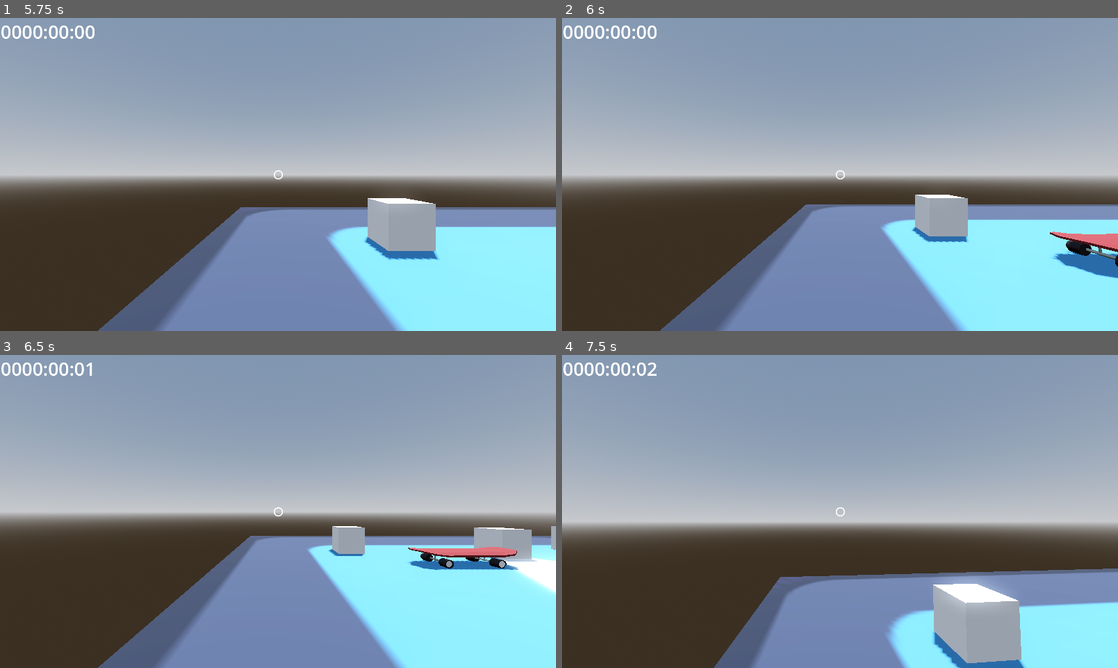
Above: before the commit, frames 1-4 (two rows, left to right).
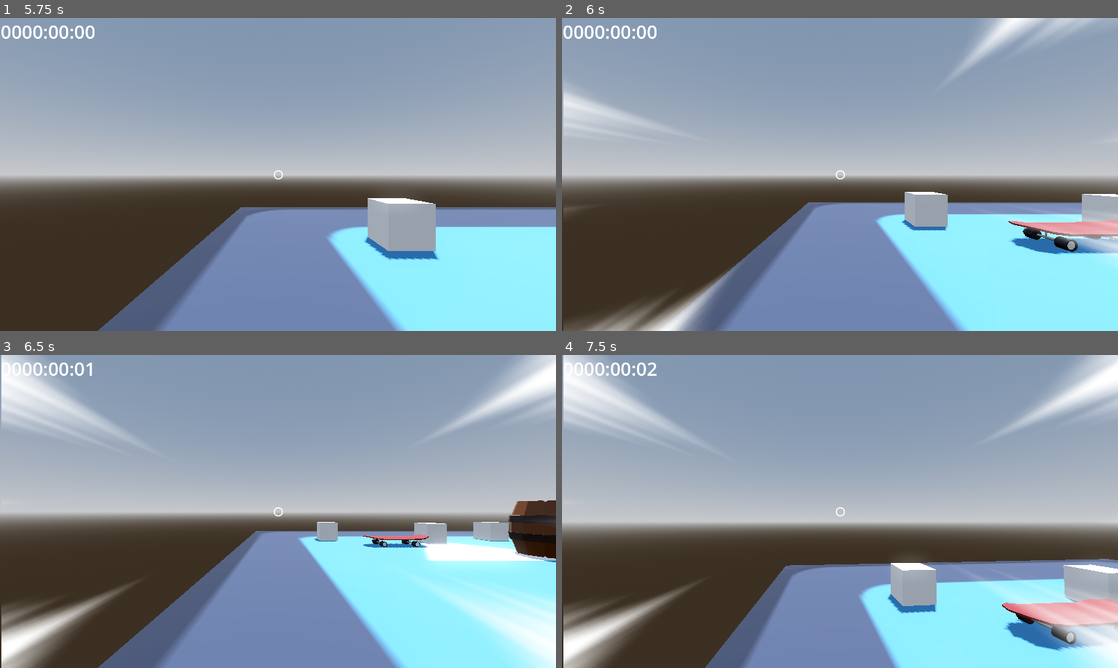
Above: after the commit, the same moments.

Repository: MattCharles/Dreams
Game: Godot game, scene res://Scenes/menu.tscn
The game is run twice, just before and just after one commit, with the same random seed, the same clock (stepped at 60 frames per second) and the same inputs. The engine's default icon, where the game draws it, is replaced by a stand-in: a white triangle on a blue panel in a dark square.
Inputs (mouse positions are in pixels of both pictures, inside the frame that each line leads up to):
- Up to frame 1 (5.75 s): move the mouse to (400, 158) at 0.52 s; hold D (right) 0.53-1.28 s; hold Shift (sprint, bound only after the commit) 0.53-1.28 s; click (400, 158) at 0.67 s; tap Space (jump) at 0.77, 1.52, 3.02, 3.77, 4.52 s; move the mouse to (166, 190) at 1.27 s; hold S (back) 1.28-2.03 s; tap Shift (sprint, bound only after the commit) at 1.35, 2.85, 4.35 s; click (166, 190) at 1.42 s; move the mouse to (333, 105) at 2.02 s; hold D (right) 2.03-2.78 s; hold Shift (sprint, bound only after the commit) 2.03-2.78 s; click (333, 105) at 2.17 s; move the mouse to (250, 237) at 2.77 s; hold W (forward) 2.78-3.53 s; click (250, 237) at 2.92 s; move the mouse to (444, 221) at 3.52 s; hold Shift (sprint, bound only after the commit) 3.53-4.28 s; hold A (left) 3.53-5 s; click (444, 221) at 3.67 s; move the mouse to (111, 127) at 4.27 s; click (111, 127) at 4.42 s; click "Dream" at 5 s
- Up to frame 2 (6 s): move the mouse to (867, 174) at 5.77 s; hold S (back) from 5.78 s (still down); hold Shift (sprint, bound only after the commit) from 5.78 s (still down); click (867, 174) at 5.92 s
- Up to frame 3 (6.5 s): keep holding S (back); keep holding Shift (sprint, bound only after the commit)
- Up to frame 4 (7.5 s): move the mouse to (817, 505) at 6.52 s; release S (back) at 6.53 s; release Shift (sprint, bound only after the commit) at 6.53 s; hold D (right) 6.53-7.28 s; tap Shift (sprint, bound only after the commit) at 6.6 s; click (817, 505) at 6.67 s; tap Space (jump) at 6.77 s; move the mouse to (867, 511) at 7.27 s; hold W (forward) from 7.28 s (still down); hold Shift (sprint, bound only after the commit) from 7.28 s (still down); click (867, 511) at 7.42 s

Frame 1 is identical in both runs. In frame 2, 9.4% of the frame differs, in the area x 0-100%, y 0-100%; in frame 3, 16%; in frame 4, 21%.

Commit message:
Sprinting and FullScreen FX

Diff:
--- /dev/null
+++ b/Materials/Shaders/Action.gdshader
@@ -0,0 +1,59 @@
+shader_type canvas_item;
+
+
+uniform sampler2D noise: repeat_enable;
+uniform vec4 line_color: source_color;
+uniform float line_count: hint_range(0.0, 2.0, 0.05) = 0.5;
+uniform float line_density: hint_range(0.0, 1.0) = 0.5;
+uniform float line_faloff: hint_range(0.0, 1.0) = 0.25;
+uniform float mask_size: hint_range(0.0, 1.0) = 0.1;
+uniform float mask_edge: hint_range(0.0, 1.0) = 0.5;
+uniform float animation_speed: hint_range(1.0, 20.0) = 0.5;
+
+
+
+
+float inv_lerp(float from, float to, float value){
+  return (value - from) / (to - from);
+}
+
+
+
+
+vec2 polar_coordinates(vec2 uv, vec2 center, float zoom, float repeat)
+{
+	vec2 dir = uv - center;
+	float radius = length(dir) * 2.0;
+	float angle = atan(dir.y, dir.x) * 1.0/(PI * 2.0);
+	return mod(vec2(radius * zoom, angle * repeat), 1.0);
+}
+
+
+
+
+vec2 rotate_uv(vec2 uv, vec2 pivot, float rotation) {
+    float cosa = cos(rotation);
+    float sina = sin(rotation);
+    uv -= pivot;
+    return vec2(
+        cosa * uv.x - sina * uv.y,
+        cosa * uv.y + sina * uv.x
+    ) + pivot;
+}
+
+
+
+
+void fragment(){
+	vec2 polar_uv = polar_coordinates(rotate_uv(UV, vec2(0.5), floor(fract(TIME) * animation_speed) ) , vec2(0.5), 0.01, line_count);
+	vec3 lines = texture(noise, polar_uv).rgb;
+
+	float mask_value = length(UV - vec2(0.5));
+	float mask = inv_lerp(mask_size, mask_edge, mask_value);
+	float result = 1.0 - (mask * line_density);
+
+	result = smoothstep(result, result + line_faloff, lines.r);
+
+	COLOR.rgb = vec3(line_color.rgb);
+	COLOR.a = min(line_color.a, result);
+}
--- a/Scenes/Player.tscn
+++ b/Scenes/Player.tscn
@@ -1,6 +1,8 @@
-[gd_scene load_steps=5 format=3 uid="uid://chkkys4p7l1vq"]
+[gd_scene load_steps=10 format=3 uid="uid://chkkys4p7l1vq"]
 
 [ext_resource type="Script" path="res://Scripts/player.gd" id="1_i2x1c"]
+[ext_resource type="Script" path="res://Scripts/PlayerCam.gd" id="2_ds1lf"]
+[ext_resource type="Shader" path="res://Materials/Shaders/Action.gdshader" id="2_kemrt"]
 
 [sub_resource type="CapsuleShape3D" id="CapsuleShape3D_stwf7"]
 
@@ -8,6 +10,23 @@
 
 [sub_resource type="CapsuleMesh" id="CapsuleMesh_8u0hx"]
 material = SubResource("StandardMaterial3D_400fb")
+
+[sub_resource type="FastNoiseLite" id="FastNoiseLite_p3x0a"]
+noise_type = 2
+
+[sub_resource type="NoiseTexture2D" id="NoiseTexture2D_dmdms"]
+noise = SubResource("FastNoiseLite_p3x0a")
+
+[sub_resource type="ShaderMaterial" id="ShaderMaterial_rq1jb"]
+shader = ExtResource("2_kemrt")
+shader_parameter/line_color = Color(1, 1, 1, 1)
+shader_parameter/line_count = 2.0
+shader_parameter/line_density = 0.555
+shader_parameter/line_faloff = 0.302
+shader_parameter/mask_size = 0.0
+shader_parameter/mask_edge = 0.804
+shader_parameter/animation_speed = 12.929
+shader_parameter/noise = SubResource("NoiseTexture2D_dmdms")
 
 [node name="Player" type="CharacterBody3D"]
 script = ExtResource("1_i2x1c")
@@ -24,6 +43,17 @@
 transform = Transform3D(1, 0, 0, 0, 1, 0, 0, 0, 1, 0, 1.63777, 0)
 
 [node name="Camera3D" type="Camera3D" parent="Neck"]
+script = ExtResource("2_ds1lf")
+
+[node name="CanvasLayer" type="CanvasLayer" parent="Neck/Camera3D"]
+
+[node name="ColorRect" type="ColorRect" parent="Neck/Camera3D/CanvasLayer"]
+visible = false
+material = SubResource("ShaderMaterial_rq1jb")
+offset_left = 2.0
+offset_right = 1921.0
+offset_bottom = 1080.0
+mouse_filter = 1
 
 [node name="Interaction" type="RayCast3D" parent="Neck/Camera3D"]
 target_position = Vector3(0, 0, -5)
@@ -38,3 +68,5 @@
 linear_limit_z/enabled = false
 
 [node name="StaticBody3D" type="StaticBody3D" parent="Neck/Camera3D"]
+
+[connection signal="isSprinting" from="." to="Neck/Camera3D" method="_on_player_is_sprinting"]
--- /dev/null
+++ b/Scripts/PlayerCam.gd
@@ -0,0 +1,17 @@
+extends Camera3D
+
+
+# Called when the node enters the scene tree for the first time.
+func _ready():
+	pass # Replace with function body.
+
+
+# Called every frame. 'delta' is the elapsed time since the previous frame.
+func _process(_delta):
+	pass
+
+func _on_player_is_sprinting(sprinting):
+	if (sprinting):
+		$CanvasLayer/ColorRect.visible = true
+	else:
+		$CanvasLayer/ColorRect.visible = false
--- a/Scripts/player.gd
+++ b/Scripts/player.gd
@@ -1,10 +1,13 @@
 extends CharacterBody3D
 
+@export
+var SPEED = 5.0
+@export
+var JUMP_VELOCITY = 4.5
+@export
+var SPRINT_SPEED = 10.0
 
-const SPEED = 5.0
-const JUMP_VELOCITY = 4.5
-
-
+signal isSprinting(bool);
 
 # Get the gravity from the project settings to be synced with RigidDynamicBody nodes.
 var gravity: float = ProjectSettings.get_setting("physics/3d/default_gravity")
@@ -14,8 +17,6 @@
 @onready var hand = $Neck/Camera3D/Hand
 @onready var joint = $Neck/Camera3D/Generic6DOFJoint3D
 @onready var staticBody = $Neck/Camera3D/StaticBody3D
-
-
 
 var picked_object
 var pull_power = 7
@@ -84,9 +85,17 @@
 	var input_dir := Input.get_vector("left", "right", "forward", "back")
 	var direction = (neck.transform.basis * Vector3(input_dir.x, 0, input_dir.y)).normalized()
 	if direction:
-		velocity.x = direction.x * SPEED
-		velocity.z = direction.z * SPEED
+		var movementSpeedThisFrame = SPEED
+		var sprinting = false;
+		if (Input.is_action_pressed("sprint")):
+			movementSpeedThisFrame = SPRINT_SPEED
+			sprinting = true;
+
+		velocity.x = direction.x * movementSpeedThisFrame
+		velocity.z = direction.z * movementSpeedThisFrame
+		isSprinting.emit(sprinting) # Player sprinted this frame
 	else:
+		#
 		velocity.x = move_toward(velocity.x, 0, SPEED)
 		velocity.z = move_toward(velocity.z, 0, SPEED)
 
--- a/project.godot
+++ b/project.godot
@@ -50,3 +50,8 @@
 "events": [Object(InputEventKey,"resource_local_to_scene":false,"resource_name":"","device":-1,"window_id":0,"alt_pressed":false,"shift_pressed":false,"ctrl_pressed":false,"meta_pressed":false,"pressed":false,"keycode":0,"physical_keycode":32,"key_label":0,"unicode":32,"echo":false,"script":null)
 ]
 }
+sprint={
+"deadzone": 0.5,
+"events": [Object(InputEventKey,"resource_local_to_scene":false,"resource_name":"","device":-1,"window_id":0,"alt_pressed":false,"shift_pressed":false,"ctrl_pressed":false,"meta_pressed":false,"pressed":false,"keycode":0,"physical_keycode":4194325,"key_label":0,"unicode":0,"echo":false,"script":null)
+]
+}
